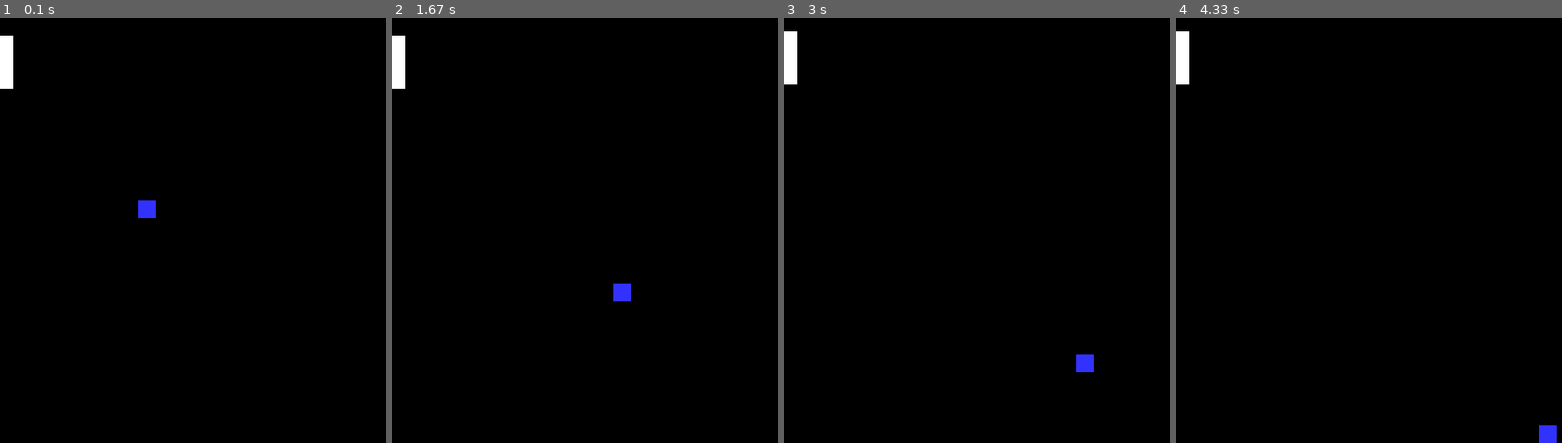
Above: before the commit, frames 1-4 (left to right).
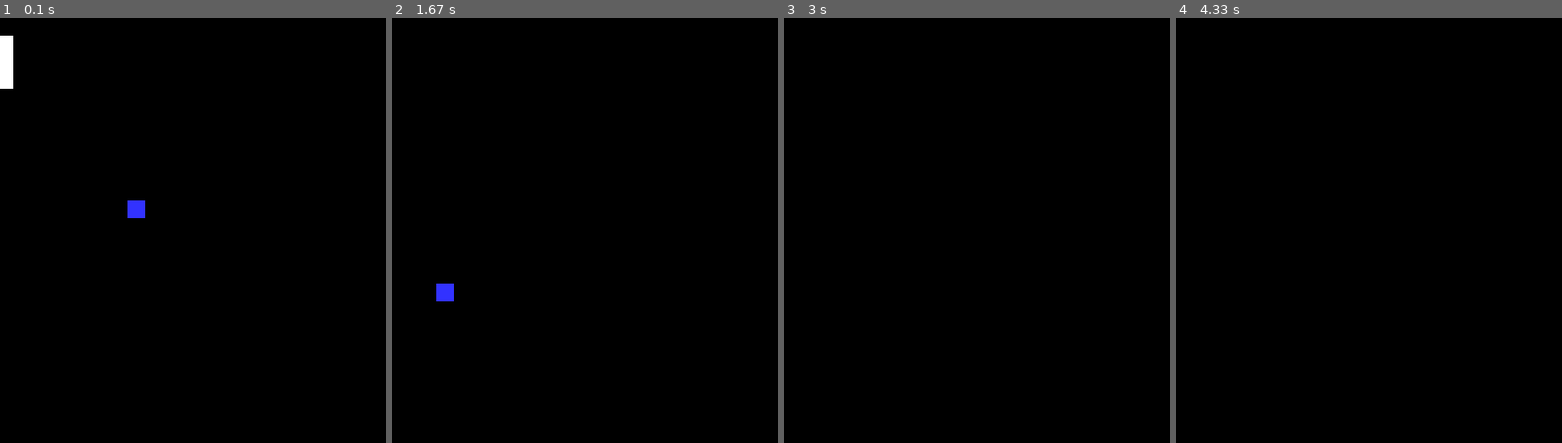
Above: after the commit, the same moments.

Repository: cduck1/duke-classwork
Game: pygame game, started from PyGame/collisions.py
Two runs of this game, one before a commit and one after it. Both use one fixed random seed, a clock stepped at 60 frames per second and the inputs below.
Inputs:
- Up to frame 1 (0.1 s): no input
- Up to frame 2 (1.67 s): hold Up 0.33-0.8 s; hold Down 0.83-1.13 s; hold Up 1.17-1.53 s; hold Down from 1.57 s (still down)
- Up to frame 3 (3 s): release Down at 1.93 s; hold Up 1.97-2.27 s; hold Down 2.3-2.6 s; hold Up from 2.63 s (still down)
- Up to frame 4 (4.33 s): release Up at 3 s; hold Down 3.03-3.4 s; hold Up 3.43-3.73 s; hold Down 3.77-4.07 s; hold Up from 4.1 s (still down)

The runs differ from the first frame. In frame 1, 0.2% of the frame differs, in the area x 33-41%, y 42-48%; in frame 2, 0.8%, in the area x 0-62%, y 4-67%; in frame 3, 0.6%; in frame 4, 0.6%.

Commit message:
Update collisions.py

Diff:
--- a/PyGame/collisions.py
+++ b/PyGame/collisions.py
@@ -1,113 +1,64 @@
 import pygame
-
 # -- Global Constants
-
 # -- Colours
-
 BLACK = (0, 0, 0)
-
 WHITE = (255, 255, 255)
-
 BLUE = (50, 50, 255)
-
 YELLOW = (255, 255, 0)
-
 # -- Initialise PyGame
-
 pygame.init()
-
 # -- Blank Screen
-
 size = (640, 480)
-
 screen = pygame.display.set_mode(size)
-
 # -- Title of new window/screen
-
 pygame.display.set_caption("Pong")
-
 # -- Exit game flag set to false
-
 done = False
-
 # -- Variables
-
 # ---- top_left_screen = (0, 0)
-
 # ---- top_right_screen = (640, 0)
-
 # ---- bottom_left_screen = (0, 480)
-
 # ----bottom_right_screen = (640, 480)
-
 padd_length = 15
-
 padd_width = 60
-
 x_padd = 0
-
 y_padd = 20
-
 x_val = 150
-
 y_val = 200
-
 ball_width = 20
-
-x_direction = 1
-
-y_direction = 1
-
+x_offset = -1
+y_offset = 1
 # -- Manages how fast screen refreshes
-
 clock = pygame.time.Clock()
-
 # -- Game Loop
-
 while not done:
-
 # -- User input and controls
-
     for event in pygame.event.get():
-
         if event.type == pygame.QUIT:
-
             done = True
-
-        if event.type == pygame.KEYDOWN:
-
-            keys = pygame.key.get_pressed()
-
-            if keys[pygame.K_UP]:
-
-                y_padd = y_padd - 5
-
-            if keys[pygame.K_DOWN]:
-
-                y_padd = y_padd + 5
-
+    if event.type == pygame.KEYDOWN:
+        keys = pygame.key.get_pressed()
+        if keys[pygame.K_UP]:
+            y_padd = y_padd - 5
+        if keys[pygame.K_DOWN]:
+            y_padd = y_padd + 5
     # -- Game logic goes after this comment
-
-    x_val = x_val + x_direction
-
-    y_val = y_val + y_direction
-
+    if y_padd == 640:
+        y_padd = 640
+    if y_padd == 0:
+        y_padd = 0
+    # -- Check the criteria for hitting the paddle
+    if x_val < 15 and y_val > y_padd and y_val < y_padd+60:
+        x_offset = x_offset * -1
+    x_val = x_val + x_offset
+    y_val = y_val + y_offset
     # -- Screen background is BLACK
-
     screen.fill(BLACK)
-
     # -- Draw here
-
     pygame.draw.rect(screen, BLUE, (x_val, y_val, ball_width, ball_width))
-
     pygame.draw.rect(screen, WHITE, (x_padd, y_padd, padd_length, padd_width))
-
     # -- flip display to reveal new position of objects
-
     pygame.display.flip()
-
     # - The clock ticks over
-
     clock.tick(60)
-
 pygame.quit()
